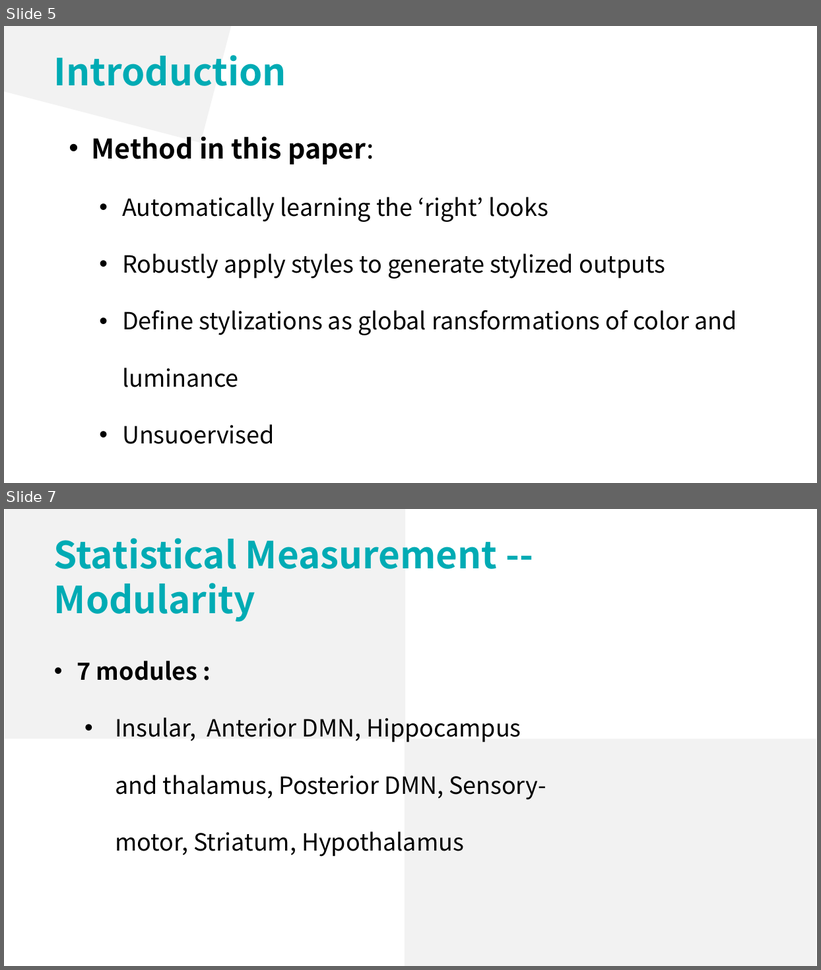
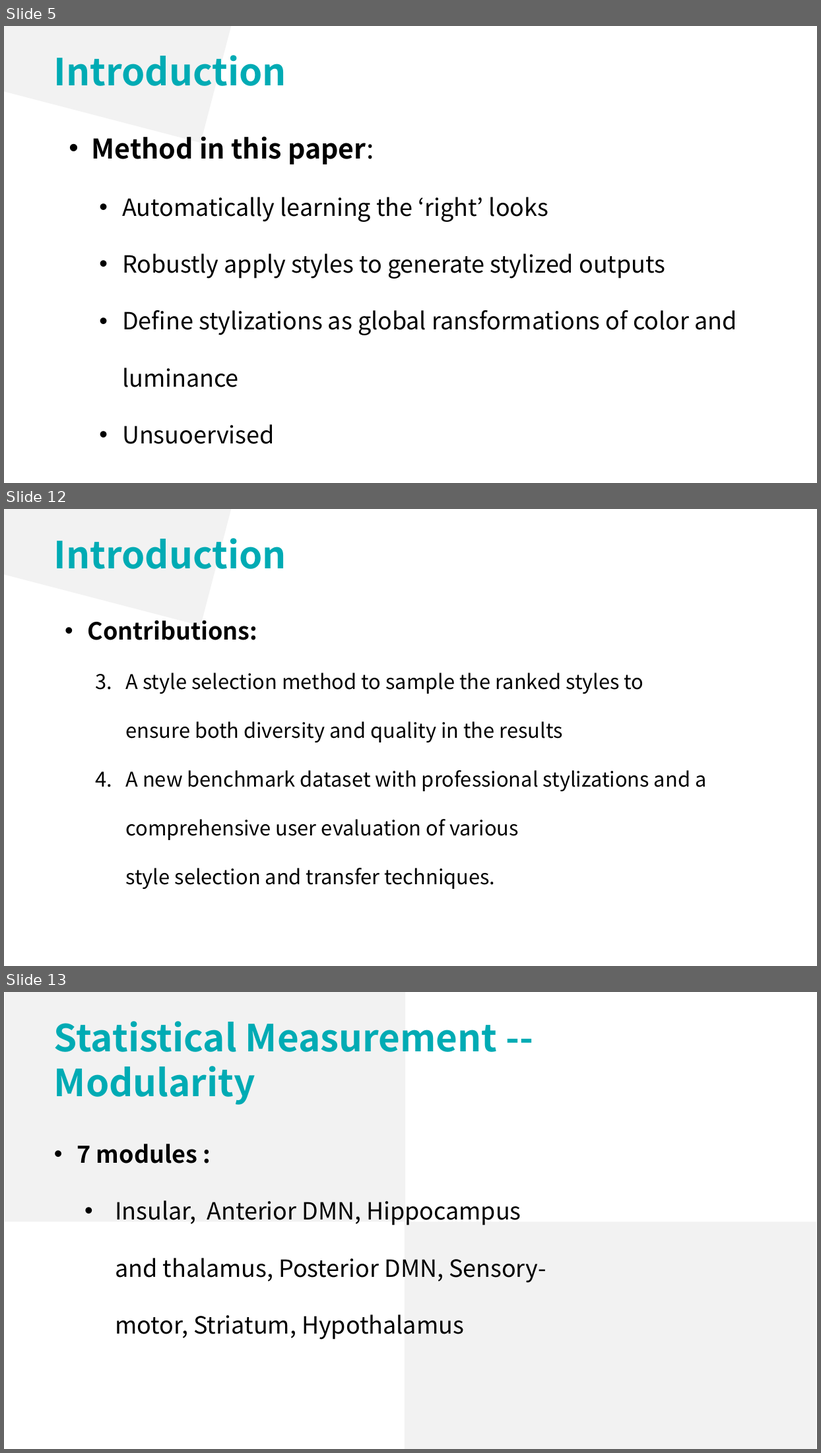
Before and after one commit to lsyoath/sheepy, a slide deck: ComputerVision.pptx. Shown one above the other, each under a label of ours: slides 5 and 7 before the commit, slides 5, 12 and 13 after it; the slides between them are not shown. The pictures are 821x970 and 821x1453 pixels, drawn with LibreOffice and Linux fonts; fonts in the diff are those of the drawing. Boxes give left, top, right and bottom in pixels: in the first picture for what was removed or moved away, otherwise in the second. Text is boxed around its words. In the diff, an @@ line names an element or a change of style, - is before the commit and + after.

```diff
--- a/ComputerVision.pptx
+++ b/ComputerVision.pptx
@@ slide 12 added at (4, 509, 817, 966), background #FFFFFF @@
@@ rectangle added at (4, 509, 317, 626), fill #F2F2F2 @@
@@ text added at (54, 538, 286, 569), 44 pt, text #00ABB4, bold @@
+Introduction
@@ text added at (88, 621, 706, 889), 24 pt, text #000000 @@
+• Contributions:
+  3. A style selection method to sample the ranked styles to
+     ensure both diversity and quality in the results
+  4. A new benchmark dataset with professional stylizations and a comprehensive user evaluation of various
+     style selection and transfer techniques.
@@ what was slide 7 is now slide 13 @@
```
Also in this commit, not shown: 2 slides changed, 5 other slides added.
